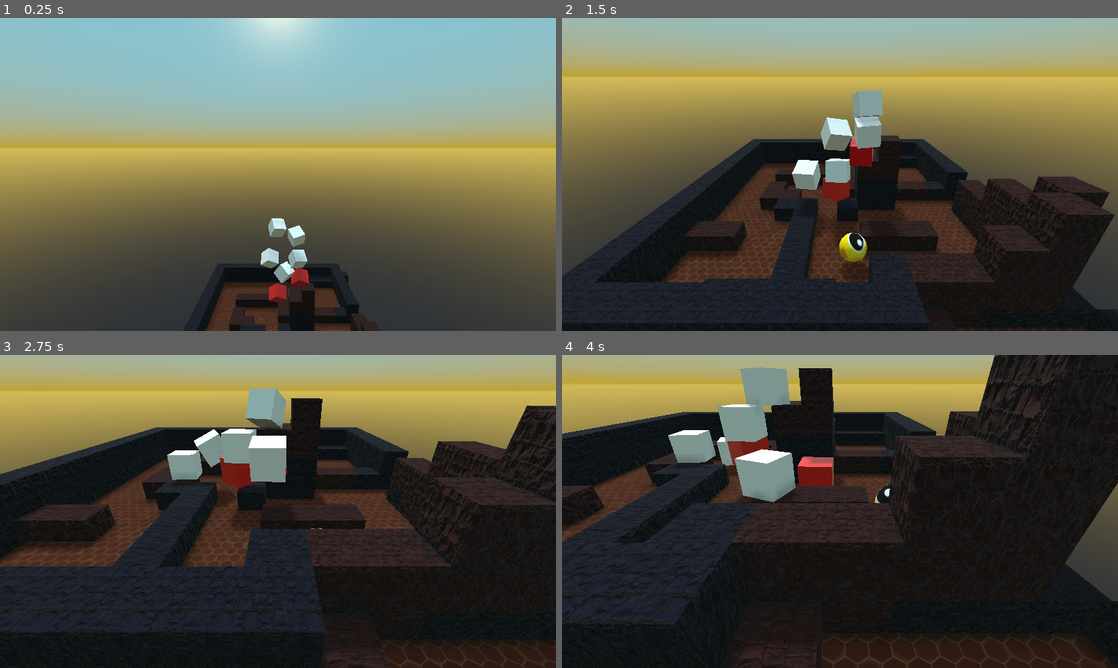
Above: before the commit, frames 1-4 (two rows, left to right).
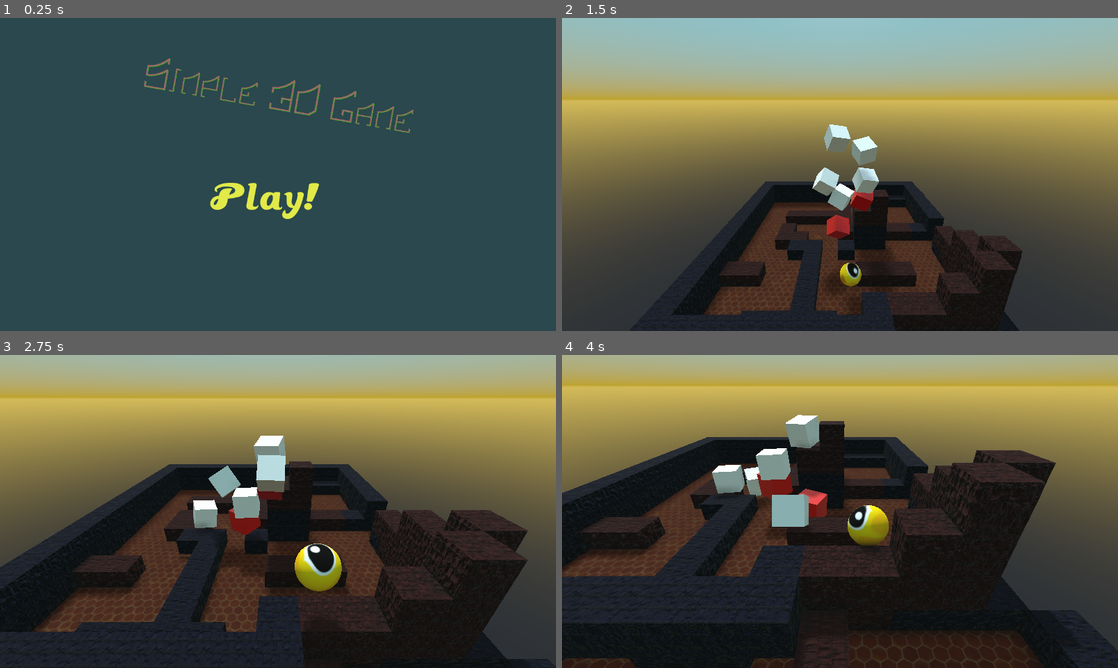
Above: after the commit, the same moments.

Repository: Asmot/Godot-Basic-Demo
Game: Godot game, scene res://Menu.tscn
Same seed, same stepped clock (60 frames per second), same inputs: the game is played once before the commit and once after it. Before the commit the project starts from res://Level.tscn.
Inputs (mouse positions are in pixels of both pictures, inside the frame that each line leads up to):
- Up to frame 1 (0.25 s): no input
- Up to frame 2 (1.5 s): click (828, 196) at 0.5 s, where only the run after the commit has a clickable "Play!"; hold Right (ui_right) from 1.28 s (still down); tap Space (ui_jump, bound only after the commit) at 1.35 s
- Up to frame 3 (2.75 s): tap Space (ui_jump, bound only after the commit) at 1.52, 1.82, 2.1, 2.27, 2.57 s; release Right (ui_right) at 2.03 s; hold Down (ui_down) from 2.03 s (still down)
- Up to frame 4 (4 s): release Down (ui_down) at 2.78 s; hold Right (ui_right) 2.78-3.53 s; tap Space (ui_jump, bound only after the commit) at 2.85, 3.6, 3.77 s; hold Up (ui_up) from 3.53 s (still down)

The runs differ from the first frame. In frame 1, 86% of the frame differs, in the area x 0-100%, y 0-100%; in frame 2, 62%; in frame 3, 52%; in frame 4, 45%.

Commit message:
feat: add menu with fonts and change main scene

Diff:
--- a/Level.tscn
+++ b/Level.tscn
@@ -132,6 +132,7 @@
 transform = Transform( -0.885697, 0.447886, -0.122226, 0.140892, 0.510156, 0.848463, 0.442369, 0.73426, -0.514947, -0.0569839, 5.96404, 11.508 )
 shadow_enabled = true
 shadow_color = Color( 0.498039, 0.117647, 0.117647, 1 )
+shadow_bias = 0.922
 
 [node name="GridMap" type="GridMap" parent="."]
 mesh_library = ExtResource( 6 )
--- /dev/null
+++ b/Menu.tscn
@@ -0,0 +1,48 @@
+[gd_scene load_steps=6 format=2]
+
+[ext_resource path="res://fonts/No.025-Sounso-Warm-2.ttf" type="DynamicFontData" id=1]
+[ext_resource path="res://fonts/Sonic-Boom-Regular-1.ttf" type="DynamicFontData" id=2]
+[ext_resource path="res://scripts/button-title-play.gd" type="Script" id=3]
+
+[sub_resource type="DynamicFont" id=1]
+size = 100
+font_data = ExtResource( 2 )
+
+[sub_resource type="DynamicFont" id=2]
+size = 88
+font_data = ExtResource( 1 )
+
+[node name="Control" type="Node2D"]
+
+[node name="Background" type="ColorRect" parent="."]
+margin_right = 1280.0
+margin_bottom = 720.0
+color = Color( 0.168627, 0.286275, 0.305882, 1 )
+
+[node name="Label" type="Label" parent="."]
+margin_left = 38.0
+margin_top = -82.0
+margin_right = 1318.0
+margin_bottom = 238.0
+rect_rotation = 9.9
+custom_colors/font_color = Color( 0.627451, 0.407843, 0.407843, 1 )
+custom_colors/font_color_shadow = Color( 0.227451, 0.701961, 0.109804, 1 )
+custom_fonts/font = SubResource( 1 )
+text = "Simple 3D Game!"
+align = 1
+valign = 1
+
+[node name="ButtonTitlePlay" type="Button" parent="."]
+margin_left = 464.0
+margin_top = 366.0
+margin_right = 755.0
+margin_bottom = 460.0
+custom_colors/font_color = Color( 0.886275, 0.921569, 0.286275, 1 )
+custom_colors/font_color_hover = Color( 0.129412, 0.615686, 0.203922, 1 )
+custom_colors/font_color_pressed = Color( 0.521569, 0.129412, 0.615686, 1 )
+custom_fonts/font = SubResource( 2 )
+text = "Play!"
+flat = true
+script = ExtResource( 3 )
+
+[connection signal="pressed" from="ButtonTitlePlay" to="ButtonTitlePlay" method="_on_ButtonTitlePlay_pressed"]
--- a/assets/Player.tscn
+++ b/assets/Player.tscn
@@ -10,6 +10,7 @@
 albedo_texture = ExtResource( 1 )
 
 [node name="Player" type="KinematicBody"]
+input_ray_pickable = false
 
 [node name="CollisionShape" type="CollisionShape" parent="."]
 shape = SubResource( 4 )
--- a/project.godot
+++ b/project.godot
@@ -11,7 +11,7 @@
 [application]
 
 config/name="Basic"
-run/main_scene="res://Level.tscn"
+run/main_scene="res://Menu.tscn"
 config/icon="res://icon.png"
 
 [display]
@@ -50,6 +50,11 @@
 , Object(InputEventKey,"resource_local_to_scene":false,"resource_name":"","device":0,"alt":false,"shift":false,"control":false,"meta":false,"command":false,"pressed":false,"scancode":83,"physical_scancode":0,"unicode":0,"echo":false,"script":null)
  ]
 }
+ui_jump={
+"deadzone": 0.5,
+"events": [ Object(InputEventKey,"resource_local_to_scene":false,"resource_name":"","device":0,"alt":false,"shift":false,"control":false,"meta":false,"command":false,"pressed":false,"scancode":32,"physical_scancode":0,"unicode":0,"echo":false,"script":null)
+ ]
+}
 
 [physics]
 
--- a/scripts/Player.gd
+++ b/scripts/Player.gd
@@ -2,21 +2,51 @@
 
 var playerName = "Susan"
 
+enum JumpState {
+	Start = 0,
+	Jumping,
+	Idel
+}
+
 # speed
 var velocity = Vector3(0, 0, 0);
+var jumpState = JumpState.Idel;
+const JUMP_START_VELOCITY = 10;
+var G = 9.8;
+
 const SPEED = 5;
 const SPEED_ROLL = 5;
-
-const GRAVITY = 1000;
 
 func _ready():
 	print("Player " + playerName + " is ready")
 	print("Speed " + str(velocity))
+	connect("body_exited",self,"on_body_exited")
+
+func on_body_exited(node):
+	print("我是一个：" + name +  ",我撞完一个" + node.name)
 
 # input event
 func _input(event):
 	if (event.device == KEY_W):
 		print (event)
+
+# jump start with a velocity, and slow down with gravity
+# will change the velocity.y
+func _jump_process(delta):
+	if Input.is_action_just_pressed('ui_jump') and jumpState == JumpState.Idel:
+		jumpState = JumpState.Start;
+
+	if jumpState == JumpState.Start:
+		velocity.y = JUMP_START_VELOCITY
+		jumpState = JumpState.Jumping;
+	elif jumpState == JumpState.Jumping:
+		velocity.y -= G * delta;
+
+	# if on the ground, finish jumping
+	var flag = is_on_floor()
+	if (velocity.y <  -2 *JUMP_START_VELOCITY):
+		velocity.y = 0
+		jumpState = JumpState.Idel;
 
 func _physics_process(delta):
 
@@ -54,4 +84,7 @@
 		velocity.z = lerp(velocity.z, 0, 0.1)
 
 
-	move_and_slide(velocity);
+	_jump_process(delta);
+
+
+	move_and_slide(velocity, Vector3(0, -1, 0));
--- /dev/null
+++ b/scripts/button-title-play.gd
@@ -0,0 +1,9 @@
+extends Button
+
+
+func _ready():
+	pass
+
+
+func _on_ButtonTitlePlay_pressed():
+	get_tree().change_scene("res://Level.tscn")
Binary file added: fonts/No.021-Sounso-Sagacity-2.ttf
Binary file added: fonts/No.025-Sounso-Warm-2.ttf
Binary file added: fonts/Sonic-Boom-Regular-1.ttf
